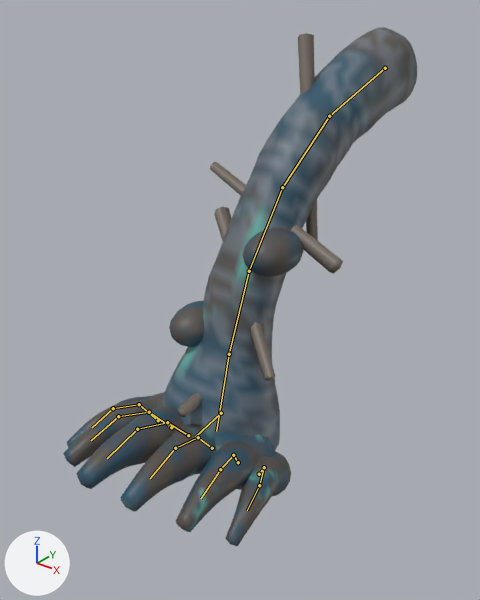
An edit to the glTF model assets/creatures/undertows_reach/undertows_reach.glb, drawn before and after from the same camera.
Before and after are seen from a 50 mm lens placed at (13.22, -14.81, 18.18), pointed at (-0.17, 1.93, 7.8). The axes (+X, +Y, +Z) are drawn at lower left. The lights are the same throughout. The first picture is the older version. Both versions are drawn at frame 27 of the action 'attack'; the numbers are the values there. The bones that change, and the others that lie on the model, are drawn over the model as lines.

The first picture shows 'undertows_reach'.
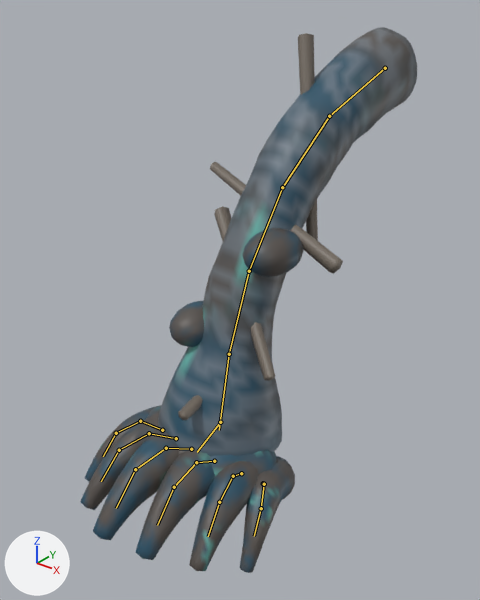
Changed parts and their boxes (x1, y1, x2, y2) in the pictures (480 x 600 px):
'undertows_reach', posed
    before: (63, 27, 417, 546)
    after: (81, 27, 417, 573)
bone 'arm4', root to tip
    before: (229, 354) to (216, 431)
    after: (229, 354) to (219, 430)
bone 'hand', root to tip
    before: (221, 413) to (195, 437)
    after: (220, 422) to (197, 452)
bone 'digit0_0', root to tip
    before: (158, 420) to (139, 404)
    after: (162, 430) to (140, 421)
bone 'digit0_1', root to tip
    before: (139, 404) to (113, 408)
    after: (140, 421) to (116, 433)
bone 'digit0_2', root to tip
    before: (113, 408) to (92, 427)
    after: (116, 433) to (103, 456)
bone 'digit1_0', root to tip
    before: (171, 427) to (149, 412)
    after: (176, 438) to (149, 433)
bone 'digit1_1', root to tip
    before: (149, 412) to (118, 416)
    after: (149, 433) to (119, 450)
bone 'digit1_2', root to tip
    before: (118, 416) to (91, 440)
    after: (119, 450) to (101, 481)
bone 'digit2_0', root to tip
    before: (188, 435) to (167, 422)
    after: (191, 449) to (166, 448)
bone 'digit2_1', root to tip
    before: (167, 422) to (137, 429)
    after: (166, 448) to (135, 469)
bone 'digit2_2', root to tip
    before: (137, 429) to (107, 458)
    after: (135, 469) to (116, 508)
bone 'digit3_0', root to tip
    before: (212, 448) to (198, 437)
    after: (214, 461) to (196, 462)
bone 'digit3_1', root to tip
    before: (198, 437) to (175, 448)
    after: (196, 462) to (174, 487)
bone 'digit3_2', root to tip
    before: (175, 448) to (150, 478)
    after: (174, 487) to (157, 525)
bone 'digit4_0', root to tip
    before: (238, 462) to (233, 455)
    after: (241, 473) to (233, 476)
bone 'digit4_1', root to tip
    before: (233, 455) to (220, 469)
    after: (233, 476) to (219, 502)
bone 'digit4_2', root to tip
    before: (220, 469) to (201, 498)
    after: (219, 502) to (208, 536)
bone 'digit5_0', root to tip
    before: (259, 474) to (264, 467)
    after: (263, 483) to (264, 484)
bone 'digit5_1', root to tip
    before: (264, 467) to (259, 485)
    after: (264, 484) to (261, 508)
bone 'digit5_2', root to tip
    before: (259, 485) to (247, 510)
    after: (261, 508) to (254, 536)

What the commit changed:
Bone 'arm4' (bone_arm4) turns from (-5, 0, 0) to (-2, 0, 0) degrees about its own x, y and z.
Bone 'hand' (bone_hand) moves from (0.0, -0.55, -0.47) to (0.0, -0.24, -0.2).
Bone 'hand' (bone_hand) turns from (-19, 0, 0) to (-8, 0, 0) degrees about its own x, y and z.
Bone 'digit0_0' (bone_digit0_0) turns from (-1, 3, -6) to (0, 1, -3) degrees about its own x, y and z.
Bone 'digit0_1' (bone_digit0_1) turns from (-2, 4, 9) to (-1, 2, 4) degrees about its own x, y and z.
Bone 'digit0_2' (bone_digit0_2) turns from (-13, 2, 2) to (-6, 1, 1) degrees about its own x, y and z.
Bone 'digit1_0' (bone_digit1_0) turns from (-3, 1, -6) to (-1, 1, -3) degrees about its own x, y and z.
Bone 'digit1_1' (bone_digit1_1) turns from (-5, 3, 8) to (-2, 1, 4) degrees about its own x, y and z.
Bone 'digit1_2' (bone_digit1_2) turns from (-13, 1, 1) to (-6, 1, 1) degrees about its own x, y and z.
Bone 'digit2_0' (bone_digit2_0) turns from (-7, 0, -2) to (-3, 0, -1) degrees about its own x, y and z.
Bone 'digit2_1' (bone_digit2_1) turns from (-10, 1, 2) to (-4, 0, 1) degrees about its own x, y and z.
Bone 'digit2_2' (bone_digit2_2) turns from (-13, 0, 0) to (-6, 0, 0) degrees about its own x, y and z.
Bone 'digit3_0' (bone_digit3_0) turns from (-6, -1, 4) to (-2, 0, 2) degrees about its own x, y and z.
Bone 'digit3_1' (bone_digit3_1) turns from (-8, -1, -5) to (-4, -1, -2) degrees about its own x, y and z.
Bone 'digit3_2' (bone_digit3_2) turns from (-13, -1, -1) to (-6, 0, 0) degrees about its own x, y and z.
Bone 'digit4_0' (bone_digit4_0) turns from (-2, -2, 6) to (-1, -1, 3) degrees about its own x, y and z.
Bone 'digit4_1' (bone_digit4_1) turns from (-4, -3, -8) to (-2, -1, -4) degrees about its own x, y and z.
Bone 'digit4_2' (bone_digit4_2) turns from (-13, -1, -2) to (-6, -1, -1) degrees about its own x, y and z.
Bone 'digit5_0' (bone_digit5_0) turns from (-1, -3, 6) to (0, -1, 3) degrees about its own x, y and z.
Bone 'digit5_1' (bone_digit5_1) turns from (-3, -5, -8) to (-1, -2, -4) degrees about its own x, y and z.
Bone 'digit5_2' (bone_digit5_2) turns from (-13, -2, -2) to (-6, -1, -1) degrees about its own x, y and z.
